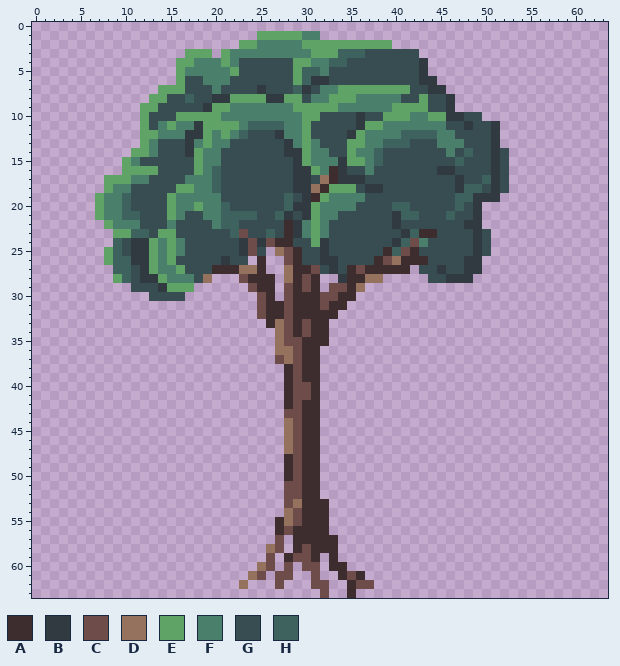
One commit to this pixel-art sprite: Textures/Tree.png. The picture above was drawn from the file before the commit.
The file is 64x64 pixels.
Palette (. is transparent): A #3e2d2e  B #323a41  C #6e4c49  D #94725d  E #5fa367  F #4a806b  G #384d52  H #3e625e
Pixels before (only the part around the change), first column x 29:
 0 ..................................
 1 EFF...............................
 2 FEEEEEEEEEE.......................
 3 FFEEEHHHGGGGGG....................
 4 EEFFHHGGGGGGGGB...................
 5 EHHFGGGGGGGGGGB...................
 6 EHBBGGGGGGGGGGBB..................
 7 HBGFFEEEEEEEEGGBB.................
 8 EGFFEEEFFFFFGGEGGB................
 9 EEEEEFFFFFFEEEEGGB................
10 FEEGGGGBGGEEEFFEEBBGG.............
11 FEGGGGGBEEFFFFFFFGGBGGB...........
12 FEGGGGBEFFFFHHHHFFGGGGB...........
13 FEFGGGEEFFHHHGGGFFFGGGB...........
14 BEFFGGEFFHGGGGGGGFGHGGBG..........
15 BEFFFBEEFHGGGGGGGGHGGGBG..........
16 BBEFABGGFGGGGGGGBBGGGGBG..........
17 BBGDABBBGGGGGGGGGGBGGHBG..........
18 BBDAEEEGBBGGGGGGGGBHHGBG..........
19 GBAEFFFFGGGGGGGGGGHHBBB...........
20 BBEFFFFGGGGHHGGGGGHGB.............
21 GBEFFGGGGGGBHHGGGHGGB.............
22 BFEFGGGGGGGBGGGGGGGBB.............
23 BFEFGGGGGGGGBHAAGGGGBG............
24 GGEBGGGGGGGBHCFGGGGGBG............
25 AGGBGGGGGGAHCAGGGGGGBG............
26 AGGBBGGGGACDAAAGGGGBB.............
27 AACGBGACAAAAA.GGBGGBB.............
28 ACA..BAADD.....GGBBB..............
29 ACA.CCAD..........................
30 AAACCAA...........................
31 AAACAA............................
32 AAAAA.............................
33 ACAA..............................
34 ACAA..............................
35 CAAA..............................
After the commit:
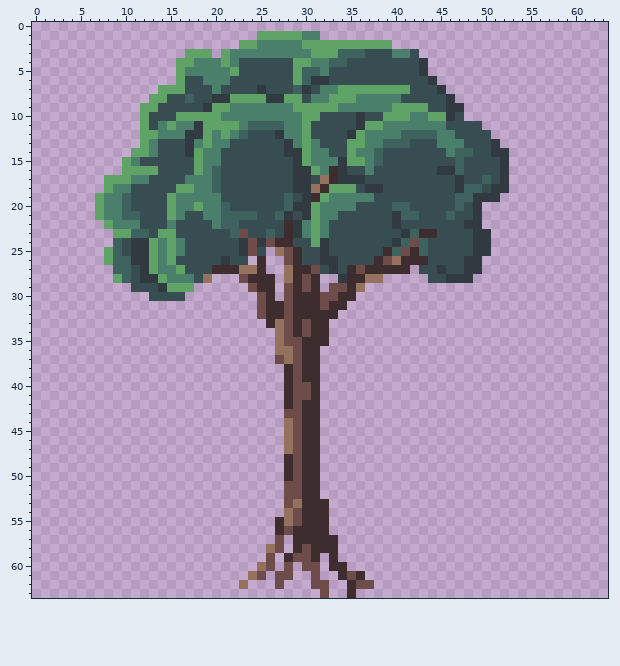
Difference:
Changed rows in their new state; - is an unchanged pixel.
first column x 37:
 3 ---FF-----------
 6 ------G---------
 7 -------G--------
 8 ------G---------
 9 ----------B-----
10 ----------G..---
11 -----------G-..-
12 --------------.-
14 ----------H----B
15 --------------GB
16 ----------H---GB
17 --------------GB
18 ---------------B
19 F---------------
first column x 43:
23 -------B
24 H------B
25 H------B
